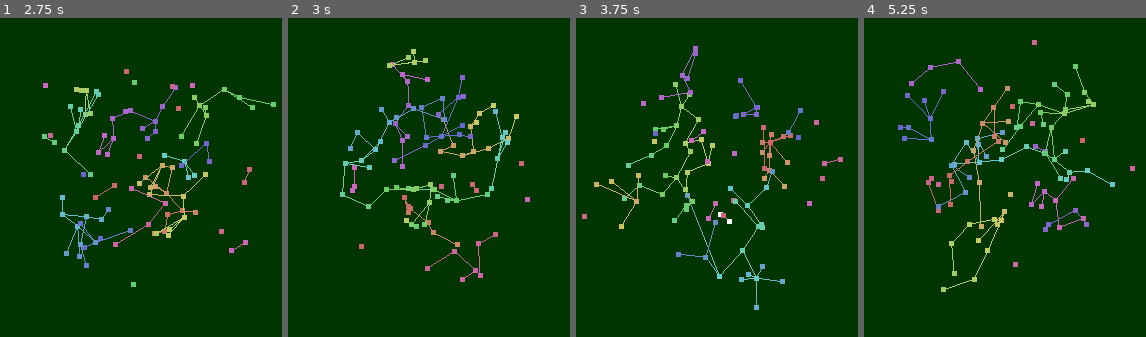
Above: before the commit, frames 1-4 (left to right).
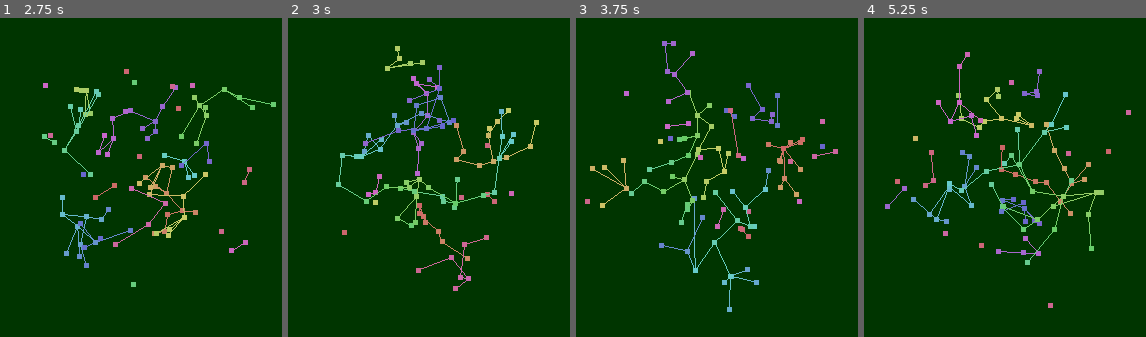
Above: after the commit, the same moments.

Repository: Homshnogen/Unit-Disk-Graph-3D
Game: Godot game, scene res://main.tscn
Two runs of this game, one before a commit and one after it. Both use one fixed random seed, a clock stepped at 60 frames per second and the inputs below.
Inputs (mouse positions are in pixels of both pictures, inside the frame that each line leads up to):
- Up to frame 1 (2.75 s): tap Enter at 0.5 s; move the mouse to (outside the picture) at 0.52 s; press the mouse at (outside the picture) at 0.53 s; tap R (reset_points) at 1.25, 2 s; move the mouse to (outside the picture) at 1.27 s; release the mouse at (outside the picture) at 1.28 s; tap Q (action1) at 1.35 s; click (outside the picture) at 1.55 s; move the mouse to (219, 65) at 2.02 s; press the mouse at (219, 65) at 2.03 s
- Up to frame 2 (3 s): tap R (reset_points) at 2.75 s; move the mouse to (389, 254) at 2.77 s; release the mouse at (389, 254) at 2.78 s; click (389, 254) at 2.85 s
- Up to frame 3 (3.75 s): tap R (reset_points) at 3.5 s; move the mouse to (outside the picture) at 3.52 s; press the mouse at (outside the picture) at 3.53 s; tap Q (action1) at 3.6 s
- Up to frame 4 (5.25 s): tap R (reset_points) at 4.15, 5 s; move the mouse to (outside the picture) at 4.27 s; release the mouse at (outside the picture) at 4.28 s; click (outside the picture) at 4.35 s; move the mouse to (1044, 164) at 5.02 s; press the mouse at (1044, 164) at 5.03 s

Frame 1 is identical in both runs. In frame 2, 6.7% of the frame differs, in the area x 17-90%, y 8-86%; in frame 3, 6.8%; in frame 4, 7.6%, in the area x 7-97%, y 6-91%.
Error in both runs: Invalid access to property or key 'speed' on a base object of type 'InputEventScreenDrag'. (res://GimbalCamera.gd:18)

Commit message:
fixed colors and camera rotation

Diff:
--- a/GimbalCamera.gd
+++ b/GimbalCamera.gd
@@ -25,11 +25,21 @@
 	pass
 
 func rotate_camera(angle : float):
-	var box = $CameraRotate
-	box.transform = box.transform.rotated(Vector3.DOWN, angle)
+	var box : Node3D = $CameraRotate
+	box.transform = box.transform.rotated(box.transform.basis.y, -angle).orthonormalized()
 	pass
 
+#func rotate_camera(angle : float):
+	#var box = $CameraRotate
+	#box.transform = box.transform.rotated(Vector3.DOWN, angle)
+	#pass
+
 func elevate_camera(angle : float):
-	var box = $CameraRotate/CameraElevate
-	box.transform = box.transform.rotated(Vector3.LEFT, angle)
+	var box := $CameraRotate
+	box.transform = box.transform.rotated(box.transform.basis.x, -angle).orthonormalized()
 	pass
+
+#func elevate_camera(angle : float):
+	#var box = $CameraRotate/CameraElevate
+	#box.transform = box.transform.rotated(Vector3.LEFT, angle)
+	#pass
--- a/PointCloud.gd
+++ b/PointCloud.gd
@@ -27,7 +27,10 @@
 		vertices[0] = scalef*( Vector3(randf(),randf(),randf()) - Vector3(0.5,0.5,0.5) )
 		update_mesh()
 
-func setup_search():
+func _process(delta):
+	pass
+
+func setup_search(): # organizes vertices into unit grid cells which are aware of their neighbors
 	for i in range(vertices.size()):
 		var point := vertices[i]
 		var key := Vector3i(floori(point.x), floori(point.y), floori(point.z))
@@ -51,9 +54,12 @@
 	bfs_queue = []
 	lines = []
 	var colori = 0.0
+
 	while (!bfs_points.is_empty()) :
 		if bfs_queue.is_empty() :
 			bfs_queue.push_back(bfs_points.pop_back())
+			colors[bfs_queue[0]] = Color.from_hsv(colori/vertices.size(), 0.5, 0.8)
+			colori += 1.0
 		var point := vertices[bfs_queue[0]]
 		var cell : Cell = cells[Vector3i(floori(point.x), floori(point.y), floori(point.z))] # must exist
 		var i := 0
@@ -63,6 +69,8 @@
 				cell.points.remove_at(i)
 			elif point.distance_squared_to(vertices[v]) < 1.0 :
 				bfs_queue.push_back(v) # add near point to queue
+				colors[v] = Color.from_hsv(colori/vertices.size(), 0.5, 0.8)
+				colori += 1.0
 				bfs_points.remove_at(bfs_points.find(v))
 				lines.append_array([bfs_queue[0], v]) # add line to near point
 				cell.points.remove_at(i)
@@ -76,6 +84,8 @@
 				var v = neighbor.points[i]
 				if point.distance_squared_to(vertices[v]) < 1.0 :
 					bfs_queue.push_back(v) # add near point to queue
+					colors[v] = Color.from_hsv(colori/vertices.size(), 0.5, 0.8)
+					colori += 1.0
 					bfs_points.remove_at(bfs_points.find(v))
 					lines.append_array([bfs_queue[0], v]) # add line to near point
 					neighbor.points.remove_at(i)
@@ -91,8 +101,6 @@
 			#for n2 in cell.neighbors :
 				#n2.neighbors.remove_at(n2.neighbors.find(cell))
 			#cells.erase(cell.key)
-		colors[bfs_queue[0]] = Color.from_hsv(colori/vertices.size(), 0.5, 0.8)
-		colori += 1.0
 		bfs_queue.pop_front()
 
 func update_mesh():
